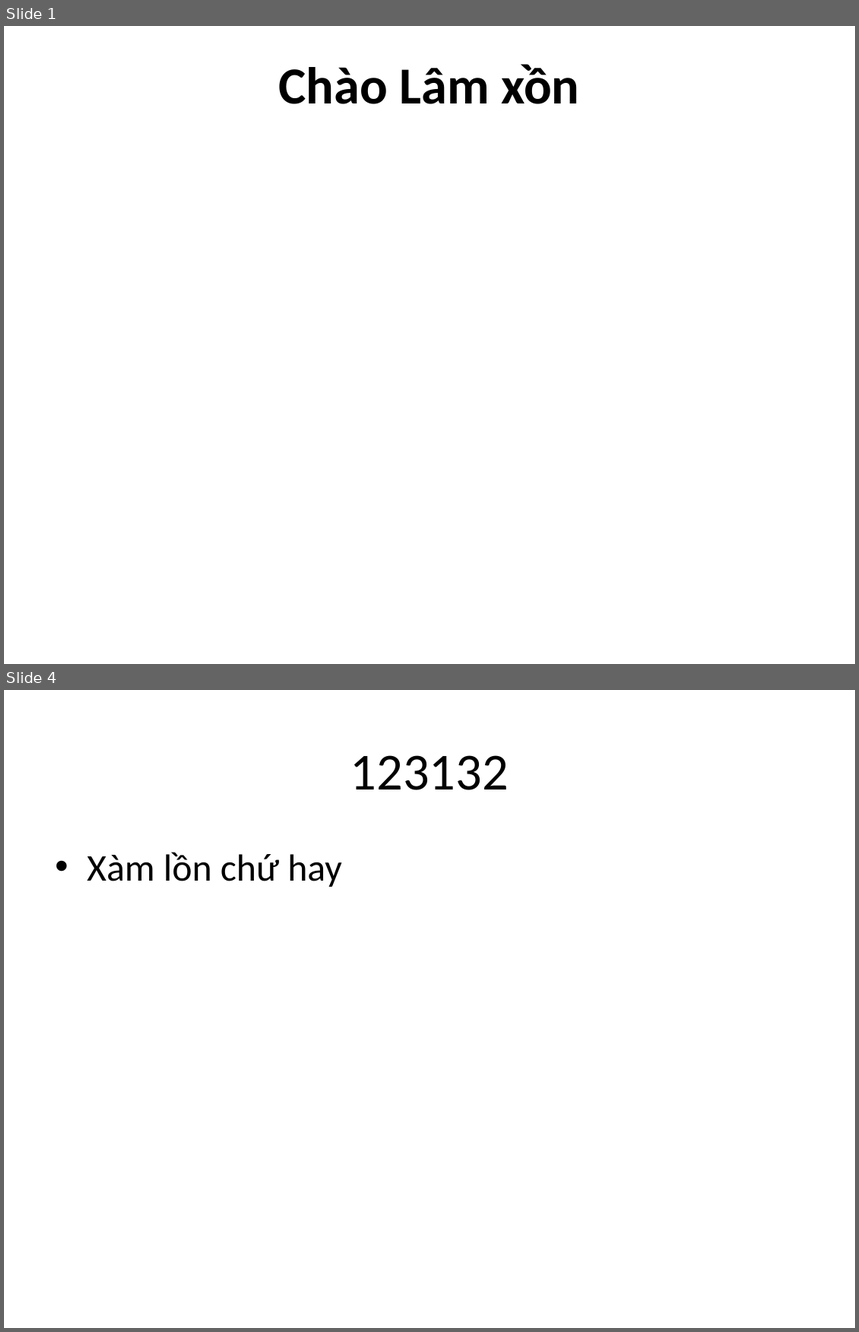
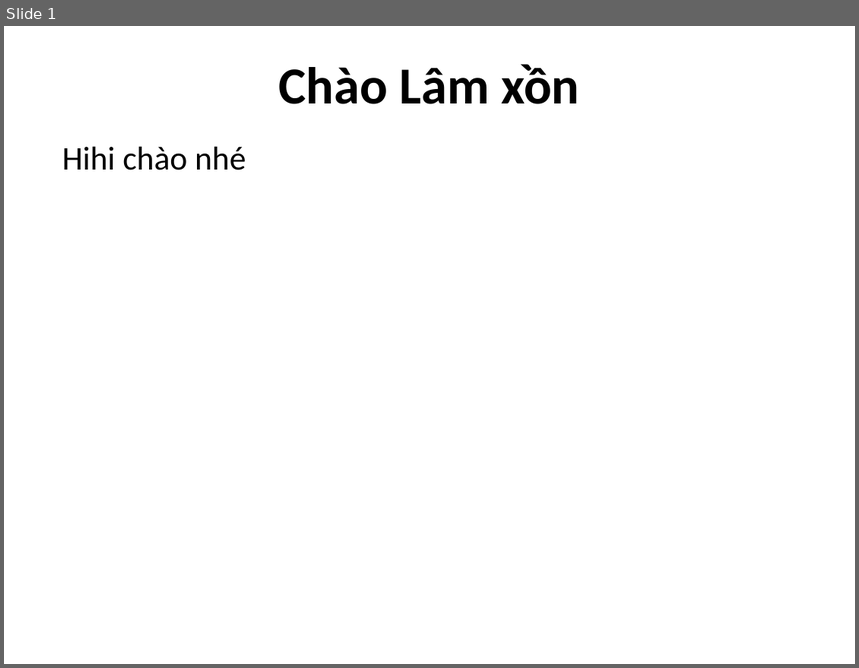
Before and after one commit to thanhtruyen/Nhom1, a slide deck: Chào Lâm xồn.pptx. Shown one above the other, each under a label of ours: slides 1 and 4 before the commit, slide 1 after it; the slides between them are not shown. The pictures are 859x1332 and 859x668 pixels, drawn with LibreOffice and Linux fonts; fonts in the diff are those of the drawing. Boxes give left, top, right and bottom in pixels: in the first picture for what was removed or moved away, otherwise in the second. Text is boxed around its words. In the diff, an @@ line names an element or a change of style, - is before the commit and + after.

Commit message:
hihi

```diff
--- a/Chào Lâm xồn.pptx
+++ b/Chào Lâm xồn.pptx
@@ slide 4 removed at (4,690,855,1328), background #FFFFFF @@
@@ title removed at (351,755,509,790) @@
-123132
@@ text removed at (87,852,342,887) @@
-• Xàm lồn chứ hay
@@ slide 1 changed as well @@
@@ text added at (63,146,246,170), 28 pt, text #000000 @@
+Hihi chào nhé
```
Also in this commit, not shown: 2 other slides removed.
